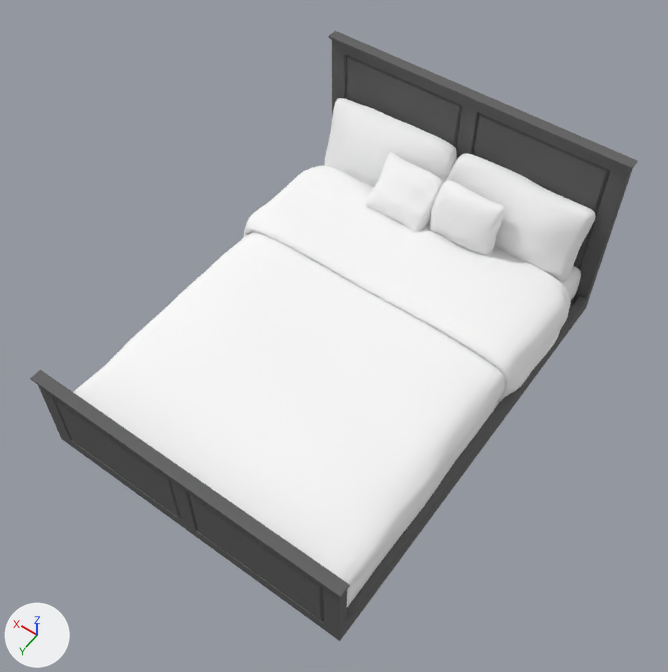
Renders of the OBJ model cw 9/models/obiekty/bed/bed.obj from each side of a commit.
The view is the same before and after, from a 50 mm camera at (-0.17, 0.69, 3.89) aimed at (1.88, -2.17, -0.6). The lights are fixed; the arrows at lower left show +X, +Y and +Z. Where no turn or scale is listed for an object, it has been applied to the vertices.

The scene before the commit, as lines of its bpy script (objects in view):
```python
me_full_size_bed_with_white_sheets_black_v1 = bpy.data.meshes.new('Full_Size_Bed_with_White_Sheets_Black_V1')
me_full_size_bed_with_white_sheets_black_v1.from_pydata(...)  # 12450 vertices, 12428 faces; spans x 0.81..3.08, y -3.81..-0.8, z -1.18..0.2
# faces by material slot: [684, 11744]
me_full_size_bed_with_white_sheets_black_v1.materials.append(mat_ebony_mat)  # dark grey #606060
me_full_size_bed_with_white_sheets_black_v1.materials.append(mat_white_mat__cloth)  # white #fbfbfb
ob_full_size_bed_with_white_sheets_black_v1 = bpy.data.objects.new('Full_Size_Bed_with_White_Sheets_Black_V1', me_full_size_bed_with_white_sheets_black_v1)
ob_full_size_bed_with_white_sheets_black_v1.location = (0.0, 0.0, 0.0)
```
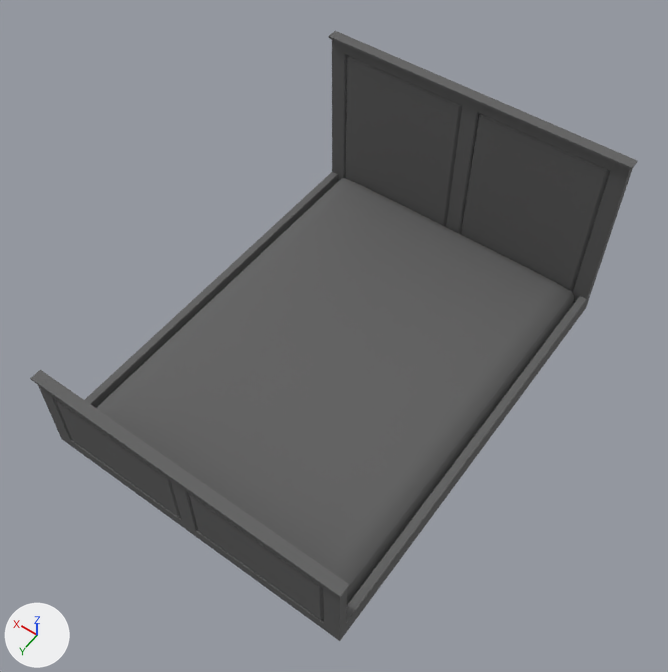
Commit message: Change bed model

Pixel boxes [x1, y1, x2, y2] of what changed, in the pictures (668 x 672 px):
part 1 of me_full_size_bed_with_white_sheets_black_v1, deleted: before [366, 153, 443, 232]
part 2 of me_full_size_bed_with_white_sheets_black_v1, deleted: before [325, 98, 457, 187]
part 3 of me_full_size_bed_with_white_sheets_black_v1, deleted: before [446, 154, 596, 282]
part 4 of me_full_size_bed_with_white_sheets_black_v1, deleted: before [430, 180, 506, 255]
part 5 of me_full_size_bed_with_white_sheets_black_v1, deleted: before [561, 266, 581, 301]
part 6 of me_full_size_bed_with_white_sheets_black_v1, cut back: before [73, 166, 571, 607]

The change, as a diff of the scene's bpy script:
```diff
--- a/cw 9/models/obiekty/bed/bed.obj.py
+++ b/cw 9/models/obiekty/bed/bed.obj.py
@@ me_full_size_bed_with_white_sheets_black_v1 @@
 # used by ob_full_size_bed_with_white_sheets_black_v1; location = (0.0, 0.0, 0.0)
-me_full_size_bed_with_white_sheets_black_v1.from_pydata(...)  # 12450 vertices, 12428 faces; spans x 0.81..3.08, y -3.81..-0.8, z -1.18..0.2
+me_full_size_bed_with_white_sheets_black_v1.from_pydata(...)  # 694 vertices, 684 faces; spans x 0.81..3.08, y -3.81..-0.8, z -1.18..0.2
+# me_full_size_bed_with_white_sheets_black_v1 part 1: the loose piece of 2050 vertices spanning x 1.89..2.36, y -3.5..-3.18, z -0.63..-0.28 is deleted
+# me_full_size_bed_with_white_sheets_black_v1 part 2: the loose piece of 2050 vertices spanning x 1.91..2.94, y -3.75..-3.43, z -0.75..-0.2 is deleted
+# me_full_size_bed_with_white_sheets_black_v1 part 3: the loose piece of 2050 vertices spanning x 0.93..1.96, y -3.74..-3.43, z -0.75..-0.19 is deleted
+# me_full_size_bed_with_white_sheets_black_v1 part 4: the loose piece of 2050 vertices spanning x 1.42..1.9, y -3.45..-3.23, z -0.64..-0.23 is deleted
+# me_full_size_bed_with_white_sheets_black_v1 part 5: the loose piece of 386 vertices spanning x 0.9..2.98, y -3.75..-0.88, z -1.0..-0.69 is deleted
+# me_full_size_bed_with_white_sheets_black_v1 part 6: 1 vertex moved within x 1.48, y -0.9, z -1.02; 3170 vertices removed from x 0.82..3.04, y -3.48..-0.88, z -1.04..-0.57
 me_full_size_bed_with_white_sheets_black_v1.materials.append(mat_ebony_mat)
-me_full_size_bed_with_white_sheets_black_v1.materials.append(mat_white_mat__cloth)  # white #fbfbfb
```
